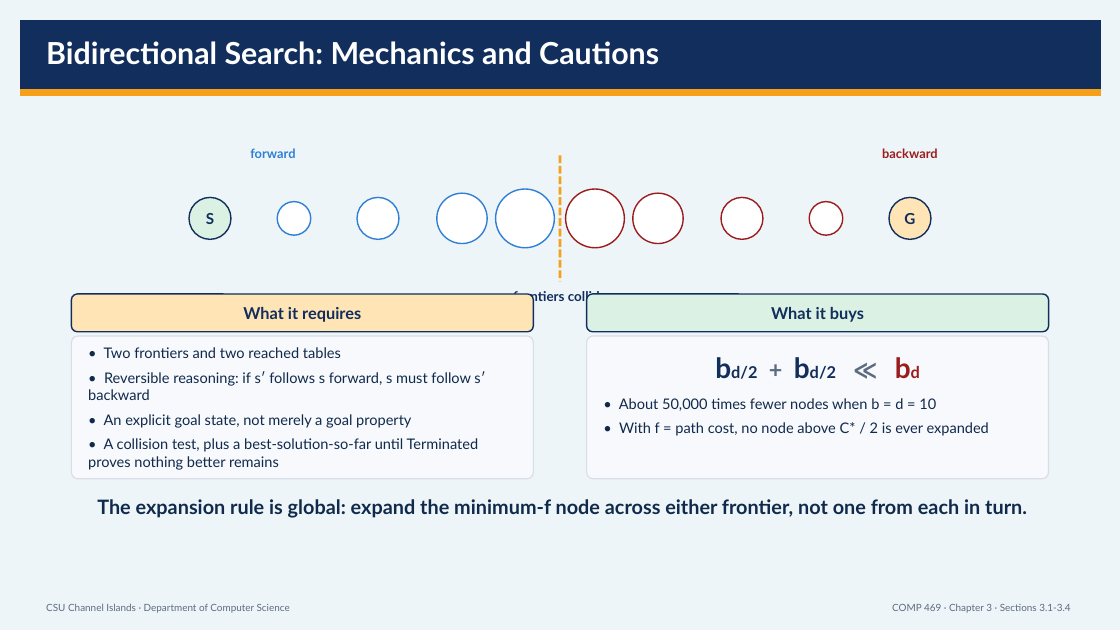
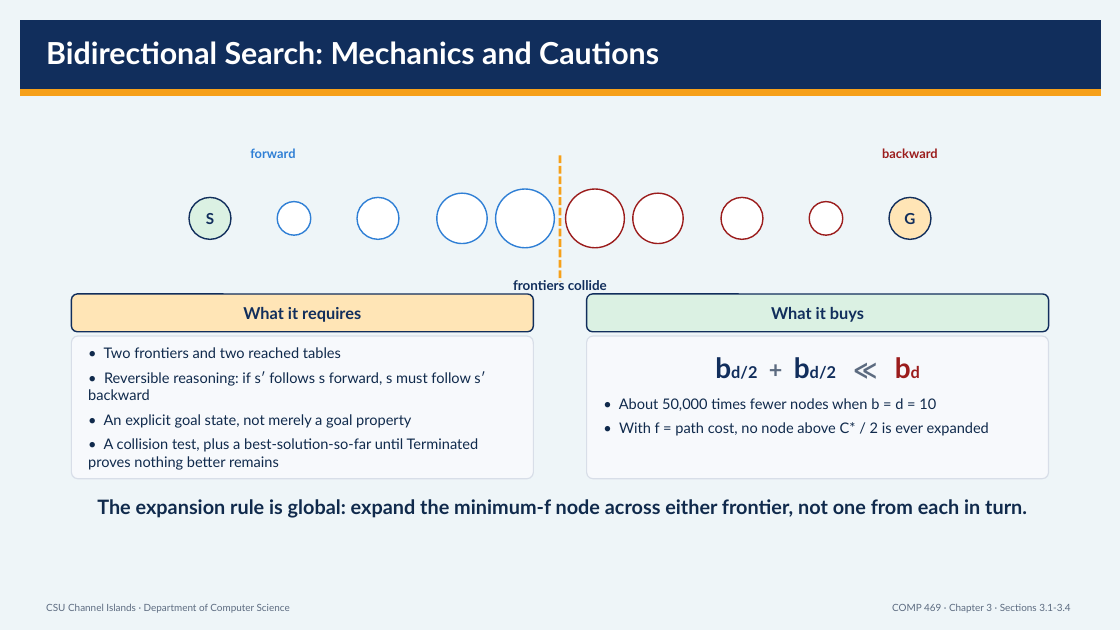
Before and after one commit to DrNatas/Comp_469, a slide deck: slide 65 of Fall 2026/L03 - Uniformed Search - 3.1 to 3.4/COMP469_Chapter3_3_1_to_3_4_CSUCI_Expanded.pptx (slide 63 before the commit). Drawn at 1120x630 pixels with LibreOffice and Linux fonts; fonts in the diff are those of the drawing. Boxes give left, top, right and bottom in pixels: in the first picture for what was removed or moved away, otherwise in the second. Text is boxed around its words. In the diff, an @@ line names an element or a change of style, - is before the commit and + after.

```diff
--- a/Fall 2026/L03 - Uniformed Search - 3.1 to 3.4/COMP469_Chapter3_3_1_to_3_4_CSUCI_Expanded.pptx
+++ b/Fall 2026/L03 - Uniformed Search - 3.1 to 3.4/COMP469_Chapter3_3_1_to_3_4_CSUCI_Expanded.pptx
@@ text "frontiers collide": place and size @@
-text "frontiers collide" at box(513, 291, 607, 304)
+text "frontiers collide" at box(513, 280, 607, 290)
```
Also in this commit, not shown: 9 other slides changed, 3 slides added, 1 slide removed, 1 other file.
